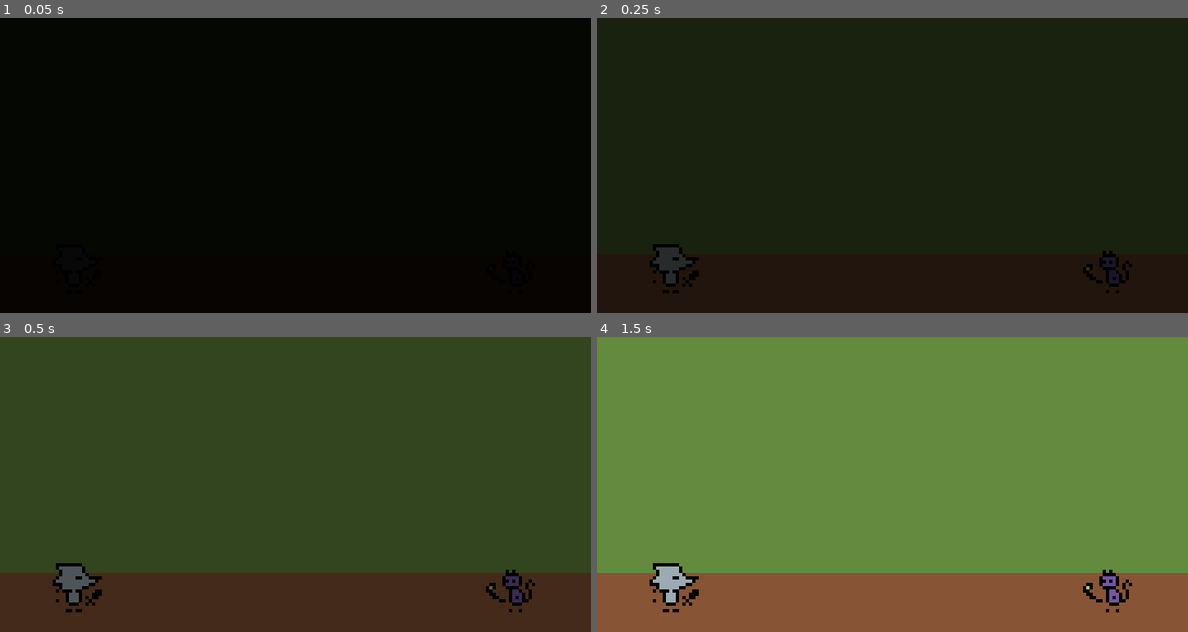
Above: before the commit, frames 1-4 (two rows, left to right).
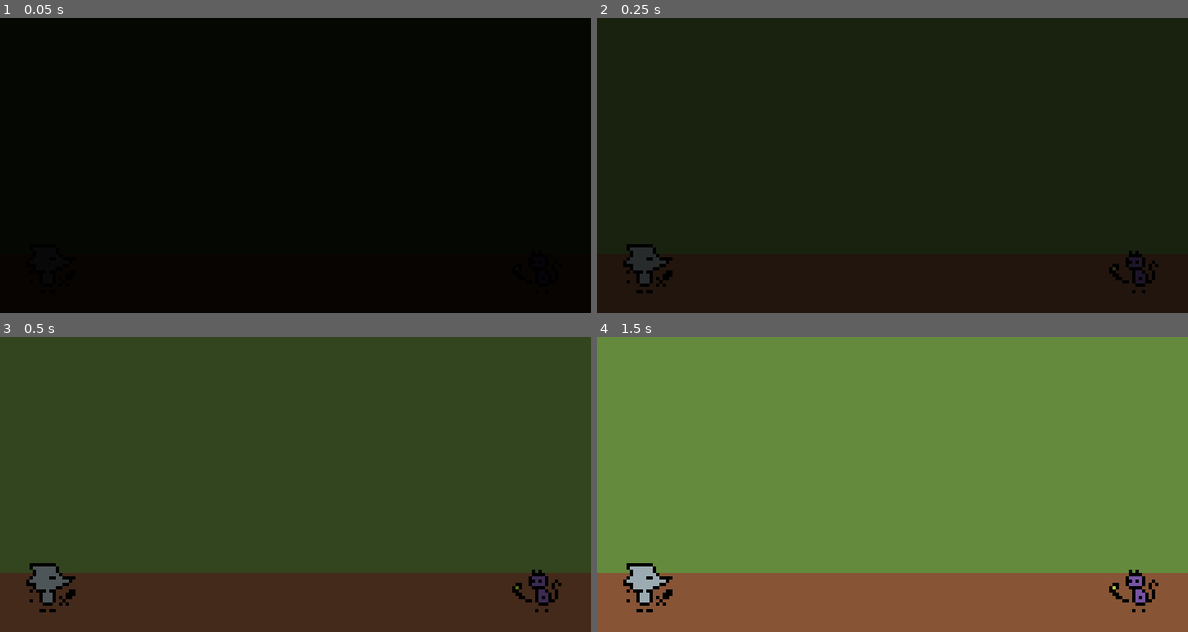
Above: after the commit, the same moments.

Repository: Endermandels/Sylver
Game: Godot game, scene res://scenes/battle_1.tscn
The game is run twice, just before and just after one commit, with the same random seed, the same clock (stepped at 60 frames per second) and the same inputs. This scene is started directly instead of the project's main scene.
Inputs:
- Up to frame 1 (0.05 s): no input
- Up to frame 2 (0.25 s): no input
- Up to frame 3 (0.5 s): no input
- Up to frame 4 (1.5 s): tap Enter at 0.5 s; hold D (move_right) 0.53-1.28 s; hold Space (interact) 0.53-1.28 s; hold S (move_down) from 1.28 s (still down); tap Space (interact) at 1.35 s

The runs differ from the first frame. In frame 2, 2.1% of the frame differs, in the area x 4-95%, y 76-94%; in frame 3, 2.1%; in frame 4, 2.1%.

Commit message:
Get two NPCs to choose actions

Diff:
--- a/components/input_cmp.gd
+++ b/components/input_cmp.gd
@@ -17,8 +17,6 @@
         input_buffer = Vector2i(1, 0)
     if event.is_action_pressed("interact") && input_buffer == Vector2i.ZERO && input_vector == Vector2i.ZERO:
         interact = true
-    if event.is_action_pressed("ui_cancel"):
-        get_tree().quit()
 
 func _process(_delta: float) -> void:
     if input_vector == Vector2i.ZERO:
--- /dev/null
+++ b/prefabs/battle/animal.tscn
@@ -0,0 +1,12 @@
+[gd_scene load_steps=3 format=3 uid="uid://uvjebuyc768t"]
+
+[ext_resource type="Script" path="res://scripts/prefabs/battle/animal.gd" id="1_jft36"]
+[ext_resource type="PackedScene" uid="uid://d2rhqbb2pu0x8" path="res://prefabs/battle/stats.tscn" id="2_7evo1"]
+
+[node name="Animal" type="Node2D"]
+script = ExtResource("1_jft36")
+
+[node name="Sprite2D" type="Sprite2D" parent="."]
+scale = Vector2(2, 2)
+
+[node name="Stats" parent="." instance=ExtResource("2_7evo1")]
--- /dev/null
+++ b/prefabs/battle/animals/cat.tscn
@@ -0,0 +1,19 @@
+[gd_scene load_steps=4 format=3 uid="uid://dciarjtnorjru"]
+
+[ext_resource type="Script" path="res://scripts/prefabs/battle/animals/cat.gd" id="1_a2bcv"]
+[ext_resource type="Texture2D" uid="uid://dxy4p7nukn578" path="res://assets/images/cat-battle.png" id="1_unpcf"]
+[ext_resource type="PackedScene" uid="uid://d2rhqbb2pu0x8" path="res://prefabs/battle/stats.tscn" id="2_1n3kq"]
+
+[node name="Cat" type="Node2D" node_paths=PackedStringArray("stats", "sprite")]
+script = ExtResource("1_a2bcv")
+stats = NodePath("Stats")
+sprite = NodePath("Sprite2D")
+
+[node name="Sprite2D" type="Sprite2D" parent="."]
+scale = Vector2(2, 2)
+texture = ExtResource("1_unpcf")
+
+[node name="Stats" parent="." instance=ExtResource("2_1n3kq")]
+max_hp = 60
+atk = 10
+spd = 50
--- /dev/null
+++ b/prefabs/battle/animals/wolf.tscn
@@ -0,0 +1,19 @@
+[gd_scene load_steps=4 format=3 uid="uid://umhvcegvtyuk"]
+
+[ext_resource type="Script" path="res://scripts/prefabs/battle/animals/wolf.gd" id="1_rbcxw"]
+[ext_resource type="Texture2D" uid="uid://cgsvryejswtpv" path="res://assets/images/wolf-battle.png" id="2_616wb"]
+[ext_resource type="PackedScene" uid="uid://d2rhqbb2pu0x8" path="res://prefabs/battle/stats.tscn" id="2_m81ms"]
+
+[node name="Wolf" type="Node2D" node_paths=PackedStringArray("stats", "sprite")]
+script = ExtResource("1_rbcxw")
+stats = NodePath("Stats")
+sprite = NodePath("Sprite2D")
+
+[node name="Sprite2D" type="Sprite2D" parent="."]
+scale = Vector2(2, 2)
+texture = ExtResource("2_616wb")
+
+[node name="Stats" parent="." instance=ExtResource("2_m81ms")]
+max_hp = 70
+atk = 30
+spd = 20
--- /dev/null
+++ b/prefabs/battle/battle_logic.tscn
@@ -0,0 +1,6 @@
+[gd_scene load_steps=2 format=3 uid="uid://dts533ykd7s24"]
+
+[ext_resource type="Script" path="res://scripts/prefabs/battle/battle_logic.gd" id="1_2ikgs"]
+
+[node name="BattleLogic" type="Node"]
+script = ExtResource("1_2ikgs")
--- a/prefabs/battle/npc/npc.tscn
+++ /dev/null
@@ -1,6 +0,0 @@
-[gd_scene format=3 uid="uid://d2kawoi6hblwy"]
-
-[node name="NPC" type="Node2D"]
-
-[node name="Sprite2D" type="Sprite2D" parent="."]
-scale = Vector2(2, 2)
--- /dev/null
+++ b/prefabs/battle/npc_input.tscn
@@ -0,0 +1,6 @@
+[gd_scene load_steps=2 format=3 uid="uid://3gr3v3ybpyg6"]
+
+[ext_resource type="Script" path="res://scripts/prefabs/battle/npc_input.gd" id="1_inufw"]
+
+[node name="NPCInput" type="Node"]
+script = ExtResource("1_inufw")
--- a/prefabs/battle/player/player.tscn
+++ /dev/null
@@ -1,9 +0,0 @@
-[gd_scene load_steps=2 format=3 uid="uid://b5suik2btdepb"]
-
-[ext_resource type="Texture2D" uid="uid://cgsvryejswtpv" path="res://assets/images/wolf-battle.png" id="1_h8avg"]
-
-[node name="Player" type="Node2D"]
-
-[node name="Sprite2D" type="Sprite2D" parent="."]
-scale = Vector2(2, 2)
-texture = ExtResource("1_h8avg")
--- /dev/null
+++ b/prefabs/battle/player_input.tscn
@@ -0,0 +1,6 @@
+[gd_scene load_steps=2 format=3 uid="uid://dhi0yuuthwlhm"]
+
+[ext_resource type="Script" path="res://scripts/prefabs/battle/player_input.gd" id="1_k6o88"]
+
+[node name="PlayerInput" type="Node"]
+script = ExtResource("1_k6o88")
--- /dev/null
+++ b/prefabs/battle/stats.tscn
@@ -0,0 +1,6 @@
+[gd_scene load_steps=2 format=3 uid="uid://d2rhqbb2pu0x8"]
+
+[ext_resource type="Script" path="res://scripts/prefabs/battle/stats.gd" id="1_483il"]
+
+[node name="Stats" type="Node"]
+script = ExtResource("1_483il")
--- a/prefabs/overworld/player/player.tscn
+++ b/prefabs/overworld/player.tscn
@@ -1,6 +1,6 @@
 [gd_scene load_steps=7 format=3 uid="uid://bkrtlrr8gj2pv"]
 
-[ext_resource type="Script" path="res://scripts/prefabs/player/player.gd" id="1_craxm"]
+[ext_resource type="Script" path="res://scripts/prefabs/overworld/player.gd" id="1_craxm"]
 [ext_resource type="Texture2D" uid="uid://ciraoyehjh8b6" path="res://assets/images/cat-overworld.png" id="1_p7egi"]
 [ext_resource type="PackedScene" uid="uid://blt4hvjokm8kd" path="res://components/input_cmp.tscn" id="3_qpr2x"]
 [ext_resource type="PackedScene" uid="uid://dw1wdejdm22bs" path="res://components/movement_cmp.tscn" id="4_ksu66"]
--- a/prefabs/overworld/waypoint/waypoint.tscn
+++ b/prefabs/overworld/waypoint.tscn
@@ -1,6 +1,6 @@
 [gd_scene load_steps=2 format=3 uid="uid://dki3vklsq8aj1"]
 
-[ext_resource type="Script" path="res://scripts/prefabs/waypoint/waypoint.gd" id="1_bvjiy"]
+[ext_resource type="Script" path="res://scripts/prefabs/overworld/waypoint.gd" id="1_bvjiy"]
 
 [node name="Waypoint" type="Node2D"]
 script = ExtResource("1_bvjiy")
--- a/scenes/battle_1.tscn
+++ b/scenes/battle_1.tscn
@@ -1,11 +1,14 @@
-[gd_scene load_steps=5 format=3 uid="uid://bvhog74xcjeck"]
+[gd_scene load_steps=7 format=3 uid="uid://bvhog74xcjeck"]
 
 [ext_resource type="PackedScene" uid="uid://bshgw3x2gkwll" path="res://components/screen_transition.tscn" id="1_2jnr7"]
-[ext_resource type="PackedScene" uid="uid://b5suik2btdepb" path="res://prefabs/battle/player/player.tscn" id="2_tfjww"]
-[ext_resource type="PackedScene" uid="uid://d2kawoi6hblwy" path="res://prefabs/battle/npc/npc.tscn" id="3_r5hmu"]
-[ext_resource type="Texture2D" uid="uid://dxy4p7nukn578" path="res://assets/images/cat-battle.png" id="4_epse7"]
+[ext_resource type="Script" path="res://scripts/scenes/mother_scene.gd" id="1_lci00"]
+[ext_resource type="PackedScene" uid="uid://umhvcegvtyuk" path="res://prefabs/battle/animals/wolf.tscn" id="2_j7c58"]
+[ext_resource type="PackedScene" uid="uid://dciarjtnorjru" path="res://prefabs/battle/animals/cat.tscn" id="3_8j7sa"]
+[ext_resource type="PackedScene" uid="uid://3gr3v3ybpyg6" path="res://prefabs/battle/npc_input.tscn" id="3_15xro"]
+[ext_resource type="PackedScene" uid="uid://dts533ykd7s24" path="res://prefabs/battle/battle_logic.tscn" id="5_xkxu5"]
 
 [node name="Battle1" type="Node2D"]
+script = ExtResource("1_lci00")
 
 [node name="Background" type="ColorRect" parent="."]
 offset_right = 368.0
@@ -22,18 +25,21 @@
 visible = false
 fade_from_black_on_ready = true
 
-[node name="PlayerTeam" type="Node2D" parent="."]
+[node name="Animals" type="Node2D" parent="."]
 
-[node name="Player" parent="PlayerTeam" instance=ExtResource("2_tfjww")]
-position = Vector2(48, 152)
+[node name="Wolf" parent="Animals" node_paths=PackedStringArray("battle_animal_input") instance=ExtResource("2_j7c58")]
+position = Vector2(32, 152)
+is_enemy = false
+battle_animal_input = NodePath("NPCInput")
 
-[node name="EnemyTeam" type="Node2D" parent="."]
+[node name="NPCInput" parent="Animals/Wolf" instance=ExtResource("3_15xro")]
 
-[node name="NPC" parent="EnemyTeam" instance=ExtResource("3_r5hmu")]
-position = Vector2(312, 152)
+[node name="Cat" parent="Animals" node_paths=PackedStringArray("battle_animal_input") instance=ExtResource("3_8j7sa")]
+position = Vector2(328, 152)
+battle_animal_input = NodePath("NPCInput")
 
-[node name="Sprite2D" parent="EnemyTeam/NPC" index="0"]
-texture = ExtResource("4_epse7")
-flip_h = true
+[node name="NPCInput" parent="Animals/Cat" instance=ExtResource("3_15xro")]
 
-[editable path="EnemyTeam/NPC"]
+[node name="BattleLogic" parent="." node_paths=PackedStringArray("animals", "screen_transition") instance=ExtResource("5_xkxu5")]
+animals = NodePath("../Animals")
+screen_transition = NodePath("../ScreenTransition")
--- a/scenes/overworld.tscn
+++ b/scenes/overworld.tscn
@@ -1,9 +1,10 @@
-[gd_scene load_steps=8 format=4 uid="uid://cuhs13lhy6maj"]
+[gd_scene load_steps=9 format=4 uid="uid://cuhs13lhy6maj"]
 
-[ext_resource type="PackedScene" uid="uid://cy8uwpnyftmip" path="res://prefabs/overworld/battle_node/battle_node.tscn" id="1_504k8"]
+[ext_resource type="PackedScene" uid="uid://cy8uwpnyftmip" path="res://prefabs/overworld/battle_node.tscn" id="1_504k8"]
 [ext_resource type="Texture2D" uid="uid://b1w7fnbauapg3" path="res://assets/images/path-tile.png" id="1_dhhja"]
-[ext_resource type="PackedScene" uid="uid://dki3vklsq8aj1" path="res://prefabs/overworld/waypoint/waypoint.tscn" id="4_8c6kv"]
-[ext_resource type="PackedScene" uid="uid://bkrtlrr8gj2pv" path="res://prefabs/overworld/player/player.tscn" id="5_sn6qv"]
+[ext_resource type="Script" path="res://scripts/scenes/mother_scene.gd" id="1_nvnpc"]
+[ext_resource type="PackedScene" uid="uid://dki3vklsq8aj1" path="res://prefabs/overworld/waypoint.tscn" id="4_8c6kv"]
+[ext_resource type="PackedScene" uid="uid://bkrtlrr8gj2pv" path="res://prefabs/overworld/player.tscn" id="5_sn6qv"]
 [ext_resource type="PackedScene" uid="uid://bshgw3x2gkwll" path="res://components/screen_transition.tscn" id="6_fdwmg"]
 
 [sub_resource type="TileSetAtlasSource" id="TileSetAtlasSource_8xll2"]
@@ -14,6 +15,7 @@
 sources/0 = SubResource("TileSetAtlasSource_8xll2")
 
 [node name="Overworld" type="Node2D"]
+script = ExtResource("1_nvnpc")
 
 [node name="Background" type="ColorRect" parent="."]
 offset_right = 360.0
--- /dev/null
+++ b/scripts/prefabs/battle/animal.gd
@@ -0,0 +1,50 @@
+extends Node2D
+class_name BattleAnimal
+
+@export_group("Settings")
+@export var is_enemy: bool = true
+
+@export_group("External Nodes")
+@export var battle_animal_input: BattleAnimalInput
+
+@export_group("Internal Nodes")
+@export var stats: BattleStats
+@export var sprite: Sprite2D
+
+signal turn_ended()
+
+func _ready() -> void:
+	if is_enemy:
+		sprite.flip_h = true
+
+## Start deciding which action to choose
+func choose_action() -> void:
+	battle_animal_input.decide_action()
+
+## Perform Action 1, then call `_end_turn`
+func _action_1() -> void:
+	# TODO: Override
+	pass
+
+## Perform Action 2, then call `_end_turn`
+func _action_2() -> void:
+	# TODO: Override
+	pass
+
+## Wait for Animal to make decision
+func _process(_delta: float) -> void:
+	if battle_animal_input.deciding:
+		var decision: int = battle_animal_input.get_decision()
+		if decision > 0:
+			if (decision == 1):
+				_action_1()
+			elif (decision == 2):
+				_action_2()
+			else:
+				push_error("Unknown Input Action: " + str(decision))
+				get_tree().quit()
+
+## Activate any applied effects like burn or poison, then end turn
+func _end_turn() -> void:
+	# TODO: Activate effects
+	turn_ended.emit()
--- /dev/null
+++ b/scripts/prefabs/battle/animal_input.gd
@@ -0,0 +1,17 @@
+extends Node
+class_name BattleAnimalInput
+
+var deciding: bool = false
+var decision: int = 0
+
+## Decide between action 1 and 2
+func decide_action() -> void:
+    # TODO: Override
+    pass
+
+func get_decision() -> int:
+    var res = decision
+    if decision > 0:
+        decision = 0
+        deciding = false
+    return res
--- /dev/null
+++ b/scripts/prefabs/battle/animals/cat.gd
@@ -0,0 +1,12 @@
+extends BattleAnimal
+class_name BattleCat
+
+func _action_1() -> void:
+    # TODO: Override
+    print("Cat Action 1")
+    _end_turn()
+
+func _action_2() -> void:
+    # TODO: Override
+    print("Cat Action 2")
+    _end_turn()
--- /dev/null
+++ b/scripts/prefabs/battle/animals/wolf.gd
@@ -0,0 +1,12 @@
+extends BattleAnimal
+class_name BattleWolf
+
+func _action_1() -> void:
+    # TODO: Override
+    print("Wolf Action 1")
+    _end_turn()
+
+func _action_2() -> void:
+    # TODO: Override
+    print("Wolf Action 2")
+    _end_turn()
--- /dev/null
+++ b/scripts/prefabs/battle/battle_logic.gd
@@ -0,0 +1,27 @@
+extends Node
+class_name BattleLogic
+
+@export_group("External Nodes")
+@export var animals: Node2D
+@export var screen_transition: ScreenTransition
+
+var turn_queue: Array[BattleAnimal] = []
+var turn_idx: int = 0
+
+func _ready() -> void:
+    # Populate queue from highest speed to lowest speed
+    for pp: BattleAnimal in animals.get_children():
+        pp.turn_ended.connect(_on_animal_turn_ended)
+        var idx = 0
+        for tt: BattleAnimal in turn_queue:
+            if pp.stats.spd > tt.stats.spd:
+                break
+            idx += 1
+        turn_queue.insert(idx, pp)
+    screen_transition.faded_from_black.connect(turn_queue[turn_idx].choose_action)
+
+func _on_animal_turn_ended():
+    turn_idx += 1
+    if turn_idx >= turn_queue.size():
+        turn_idx = 0
+    turn_queue[turn_idx].choose_action()
--- /dev/null
+++ b/scripts/prefabs/battle/npc_input.gd
@@ -0,0 +1,10 @@
+extends BattleAnimalInput
+class_name BattleNPCInput
+
+## Decide between action 1 and 2
+func decide_action() -> void:
+    deciding = true
+    get_tree().create_timer(2.0).timeout.connect(_set_decision)
+
+func _set_decision():
+    decision = randi_range(1, 2)
--- /dev/null
+++ b/scripts/prefabs/battle/player_input.gd
@@ -0,0 +1,7 @@
+extends BattleAnimalInput
+class_name BattlePlayerInput
+
+## Decide between action 1 and 2
+func decide_action() -> void:
+    # TODO: Override
+    pass
--- /dev/null
+++ b/scripts/prefabs/battle/stats.gd
@@ -0,0 +1,12 @@
+extends Node
+class_name BattleStats
+
+@export_group("Stats")
+@export var max_hp: int = 0
+@export var atk: int = 0
+@export var spd: int = 0
+
+@onready var hp = max_hp
+
+func is_dead() -> bool:
+    return hp < 1
--- /dev/null
+++ b/scripts/scenes/mother_scene.gd
@@ -0,0 +1,6 @@
+extends Node2D
+class_name MotherScene2D
+
+func _unhandled_key_input(event: InputEvent) -> void:
+    if event.is_action_pressed("ui_cancel"):
+        get_tree().quit()
Renamed: prefabs/overworld/battle_node/battle_node.tscn -> prefabs/overworld/battle_node.tscn
Renamed: scripts/prefabs/player/player.gd -> scripts/prefabs/overworld/player.gd
Renamed: scripts/prefabs/waypoint/waypoint.gd -> scripts/prefabs/overworld/waypoint.gd
